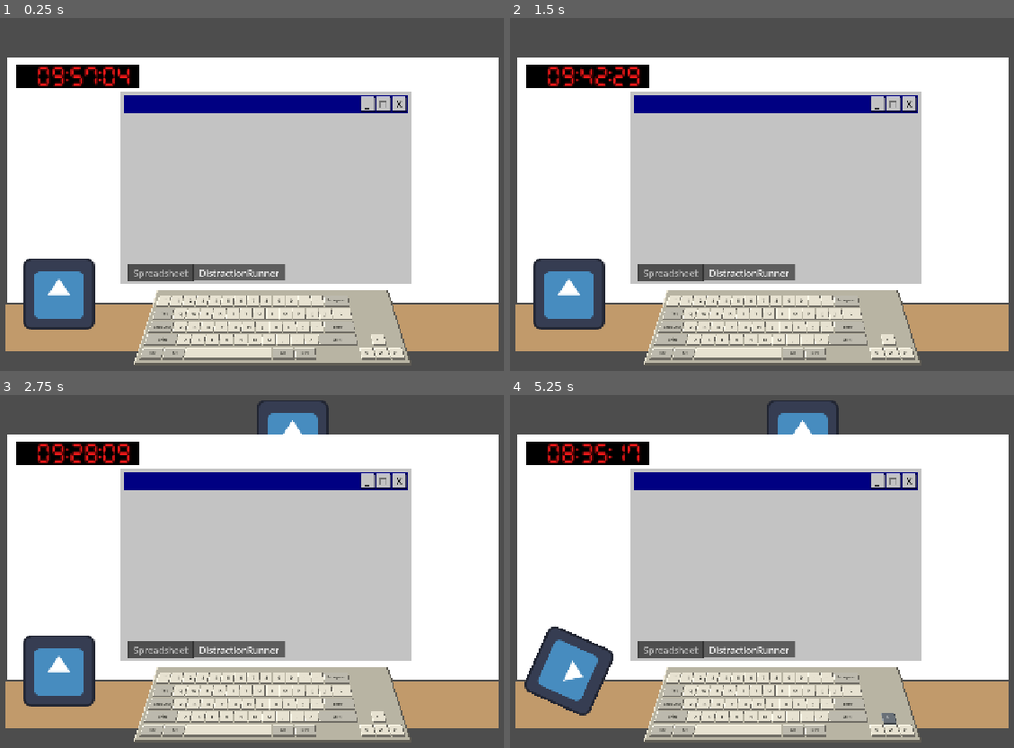
Above: before the commit, frames 1-4 (two rows, left to right).
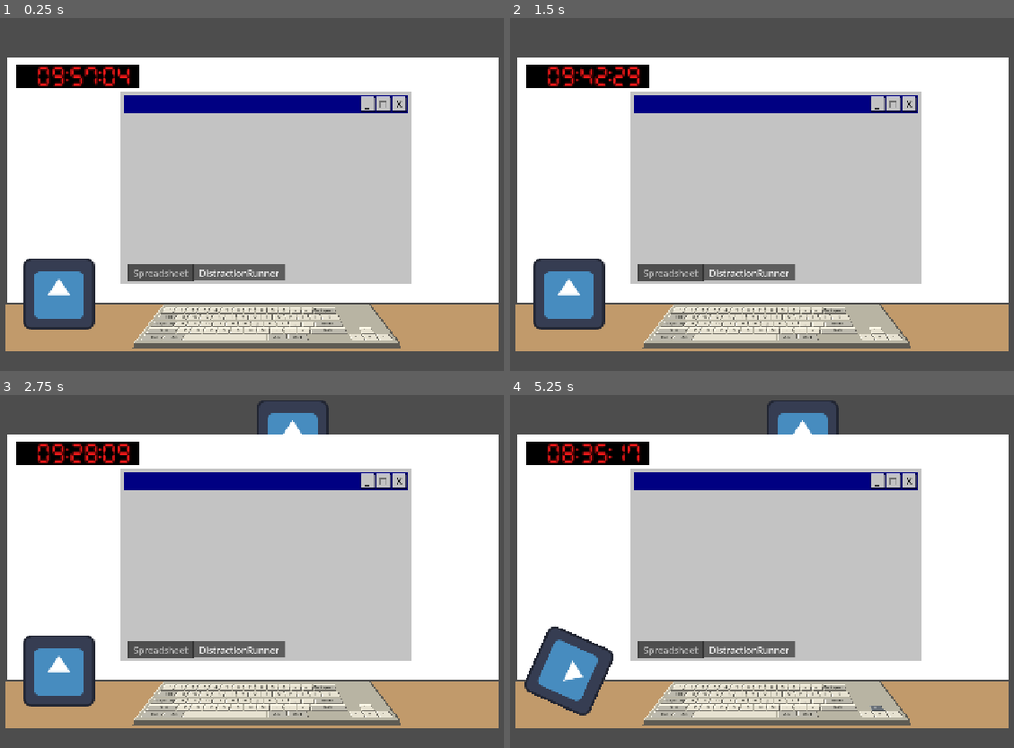
Above: after the commit, the same moments.

Repository: Jelleas/gmtk-2026
Game: Godot game, scene res://src/office/office.tscn
Two runs of this game, one before a commit and one after it. Both use one fixed random seed, a clock stepped at 60 frames per second and the inputs below. This scene is started directly instead of the project's main scene. The engine's default icon, where the game draws it, is replaced by a stand-in: a white triangle on a blue panel in a dark square.
Inputs (mouse positions are in pixels of both pictures, inside the frame that each line leads up to):
- Up to frame 1 (0.25 s): no input
- Up to frame 2 (1.5 s): click "_" at 0.5 s; click "□" at 1.25 s
- Up to frame 3 (2.75 s): click "X" at 2 s
- Up to frame 4 (5.25 s): tap Enter at 2.75 s; move the mouse to (570, 670) at 2.77 s; hold Right 2.78-3.53 s; tap 0 at 2.85 s; click (570, 670) at 2.92 s; move the mouse to (615, 585) at 3.52 s; hold Down 3.53-4.28 s; tap 1 at 3.6 s; move the mouse to (832, 476) at 4.27 s; hold Right 4.28-5.03 s; tap 2 at 4.35 s; move the mouse to (726, 649) at 5.02 s; hold Up from 5.03 s (still down); tap 3 at 5.1 s; click (726, 649) at 5.17 s

The runs differ from the first frame. In frame 1, 7.7% of the frame differs, in the area x 26-82%, y 77-99%; in frame 2, 7.7%; in frame 3, 7.7%; in frame 4, 7.8%.

Commit message:
update keyboard scale

Diff:
--- a/src/keyboard/keyboard.gd
+++ b/src/keyboard/keyboard.gd
@@ -1,13 +1,13 @@
 extends Node2D
 
-const KEY_SIZE := Vector2(40.0, 38.0)
+const KEY_SIZE := Vector2(32.0, 30.0)
 const KEY_GAP := 4.0
 const KEY_PRESS_OFFSET := 3.0
-const FONT_SIZE := 16
+const FONT_SIZE := 6
 const KEY_CAP_DEPTH := 5.0
-const PERSPECTIVE_TOP_SCALE := 0.85
-const PERSPECTIVE_DEPTH_SCALE := 0.92
-const FRONT_LIP_DEPTH := 8.0
+const PERSPECTIVE_TOP_SCALE := 0.8
+const PERSPECTIVE_DEPTH_SCALE := 0.7
+const FRONT_LIP_DEPTH := 20.0
 
 const BODY_COLOR := Color("b8b4a3")
 const BODY_HIGHLIGHT_COLOR := Color("ebe5d2")
@@ -51,8 +51,8 @@
 
 	var body_rect := Rect2(Vector2(-16.0, -18.0), keyboard_size + Vector2(32.0, 32.0))
 	var body_quad := _project_rect(body_rect)
-	body_quad[0].x += 8.0 # Top-left inward.
-	body_quad[1].x -= 8.0 # Top-right inward.
+	body_quad[0].x += 9.0 # Top-left inward.
+	body_quad[1].x -= 9.0 # Top-right inward.
 	var front_lip := PackedVector2Array([
 		body_quad[3],
 		body_quad[2],
--- a/src/office/office.tscn
+++ b/src/office/office.tscn
@@ -52,5 +52,5 @@
 position = Vector2(40, -25)
 
 [node name="Keyboard" parent="." unique_id=1045196519 instance=ExtResource("6_yltk5")]
-position = Vector2(441, 549)
-scale = Vector2(0.6, 0.6)
+position = Vector2(442, 571)
+scale = Vector2(0.7, 0.5)
